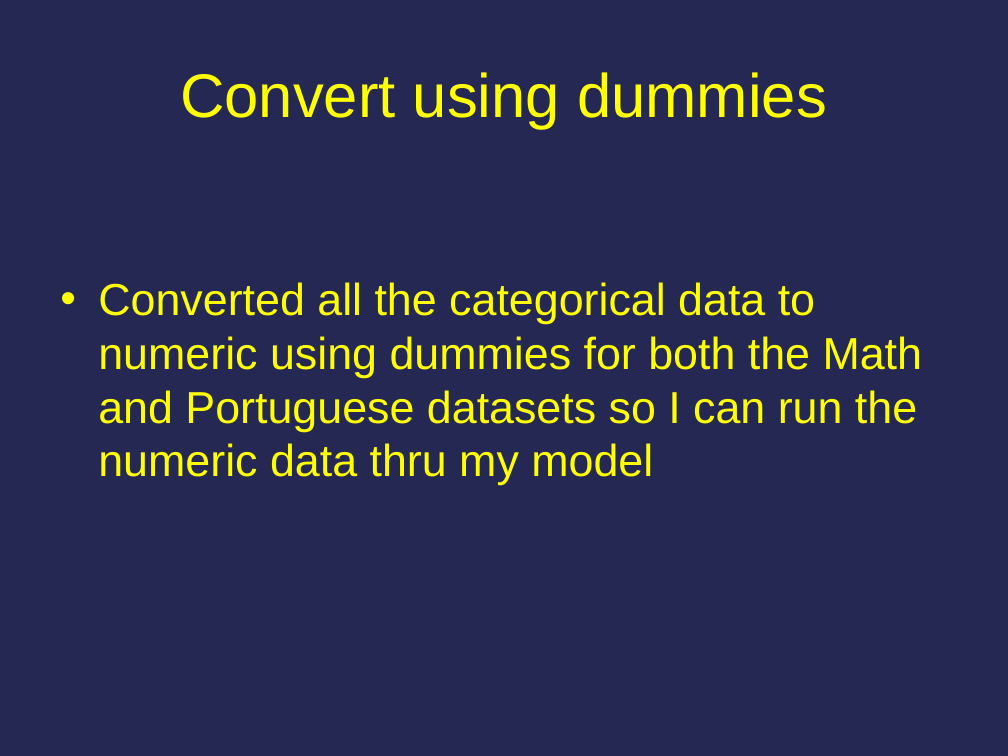
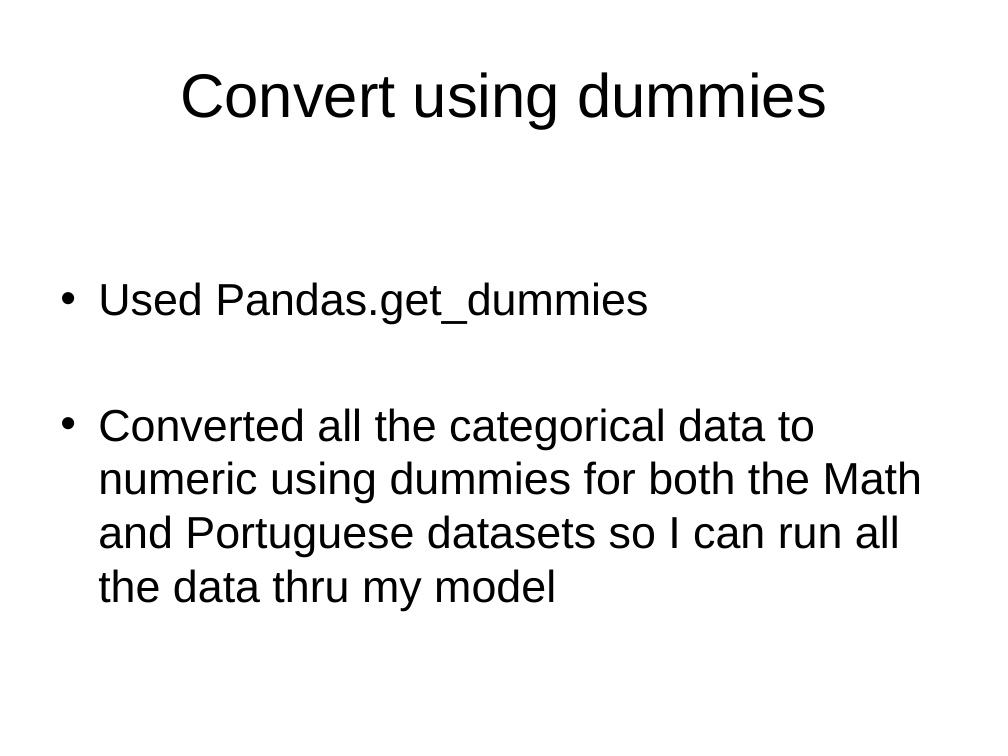
Before and after one commit to cfrandall2/CarolynProject, a slide deck: slide 20 of Carolyn_Randall_DSProject.pptx (slide 12 before the commit). Drawn at 1008x756 pixels with LibreOffice and Linux fonts; fonts in the diff are those of the drawing. Boxes give left, top, right and bottom in pixels: in the first picture for what was removed or moved away, otherwise in the second. Text is boxed around its words. In the diff, an @@ line names an element or a change of style, - is before the commit and + after.

```diff
--- a/Carolyn_Randall_DSProject.pptx
+++ b/Carolyn_Randall_DSProject.pptx
@@ background #242852 to #FFFFFF @@
@@ title "Convert using dummies" at box(180, 72, 827, 129): text colour #FFFF00 to #000000 @@
@@ text at box(98, 282, 923, 611): text changed; text colour #FFFF00 to #000000 @@
-• Converted all the categorical data to numeric using dummies for both the Math and Portuguese datasets so I can run the numeric data thru my model
+• Used Pandas.get_dummies
+• Converted all the categorical data to numeric using dummies for both the Math and Portuguese datasets so I can run all the data thru my model
```
Also in this commit, not shown: 44 other slides changed, 5 slides added, 2 slides removed, 1 other file.
